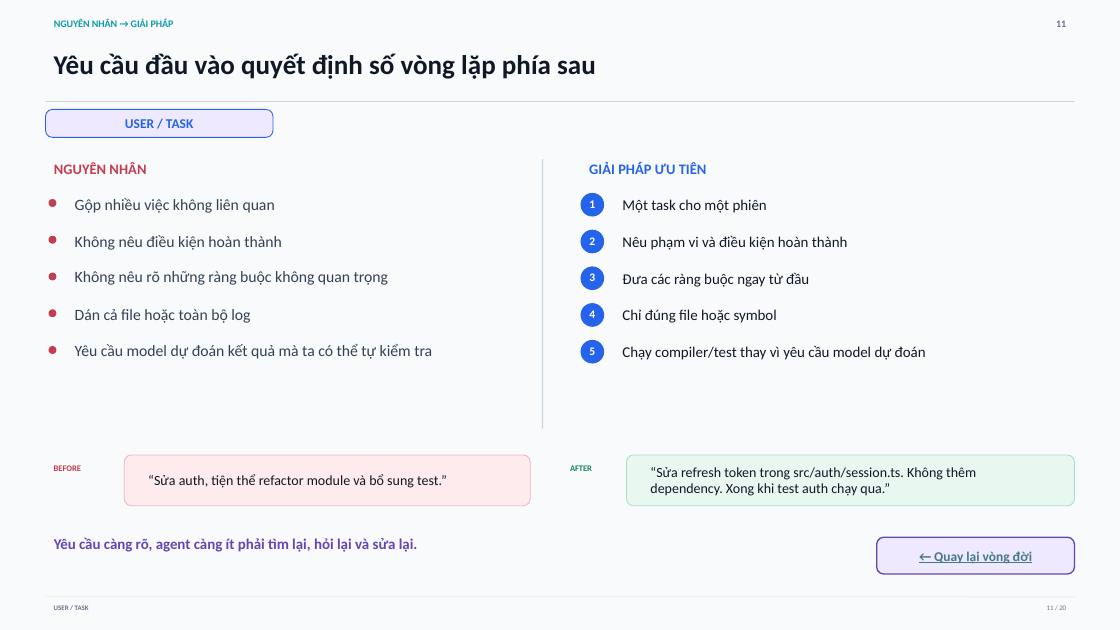
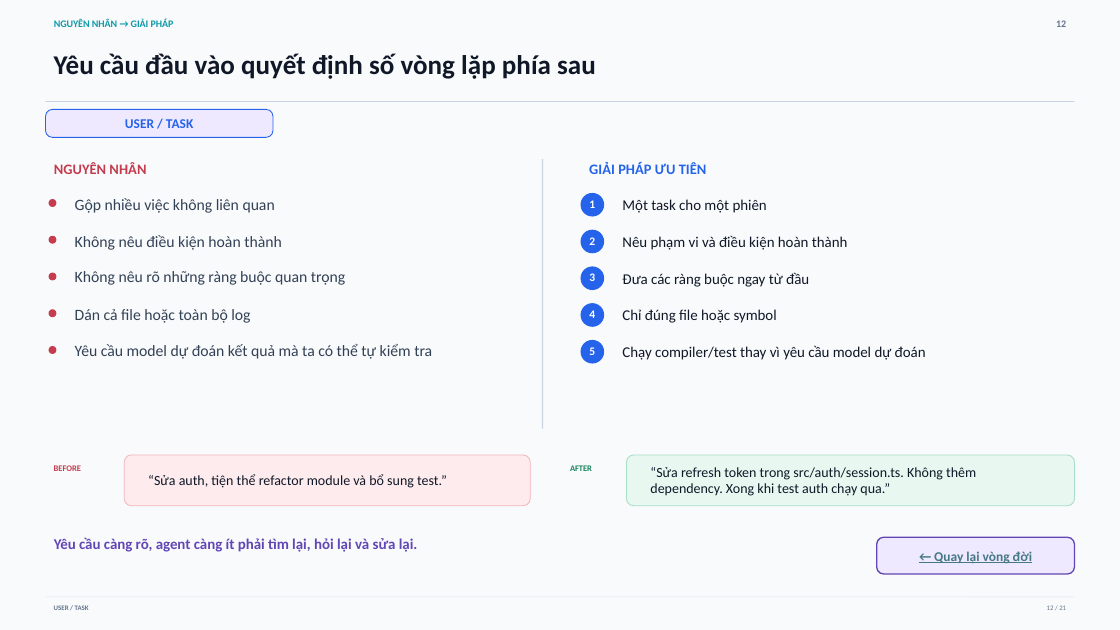
Before and after one commit to dungnm02/token-optimizer, a slide deck: slide 12 of slides/token-optimizer-reworked-deck.pptx. Drawn at 1120x630 pixels with LibreOffice and Linux fonts; fonts in the diff are those of the drawing. Boxes give left, top, right and bottom in pixels: in the first picture for what was removed or moved away, otherwise in the second. Text is boxed around its words. In the diff, an @@ line names an element or a change of style, - is before the commit and + after.

```diff
--- a/slides/token-optimizer-reworked-deck.pptx
+++ b/slides/token-optimizer-reworked-deck.pptx
@@ text at [75,271,345,285]: text changed @@
-Không nêu rõ những ràng buộc không quan trọng
+Không nêu rõ những ràng buộc quan trọng
```
Also in this commit, not shown: 14 other slides changed.
